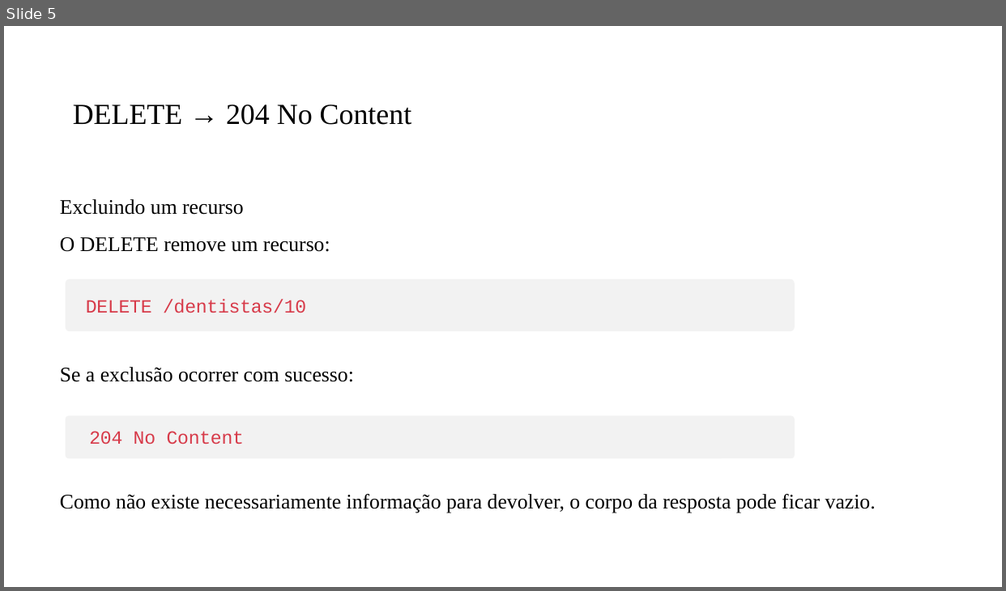
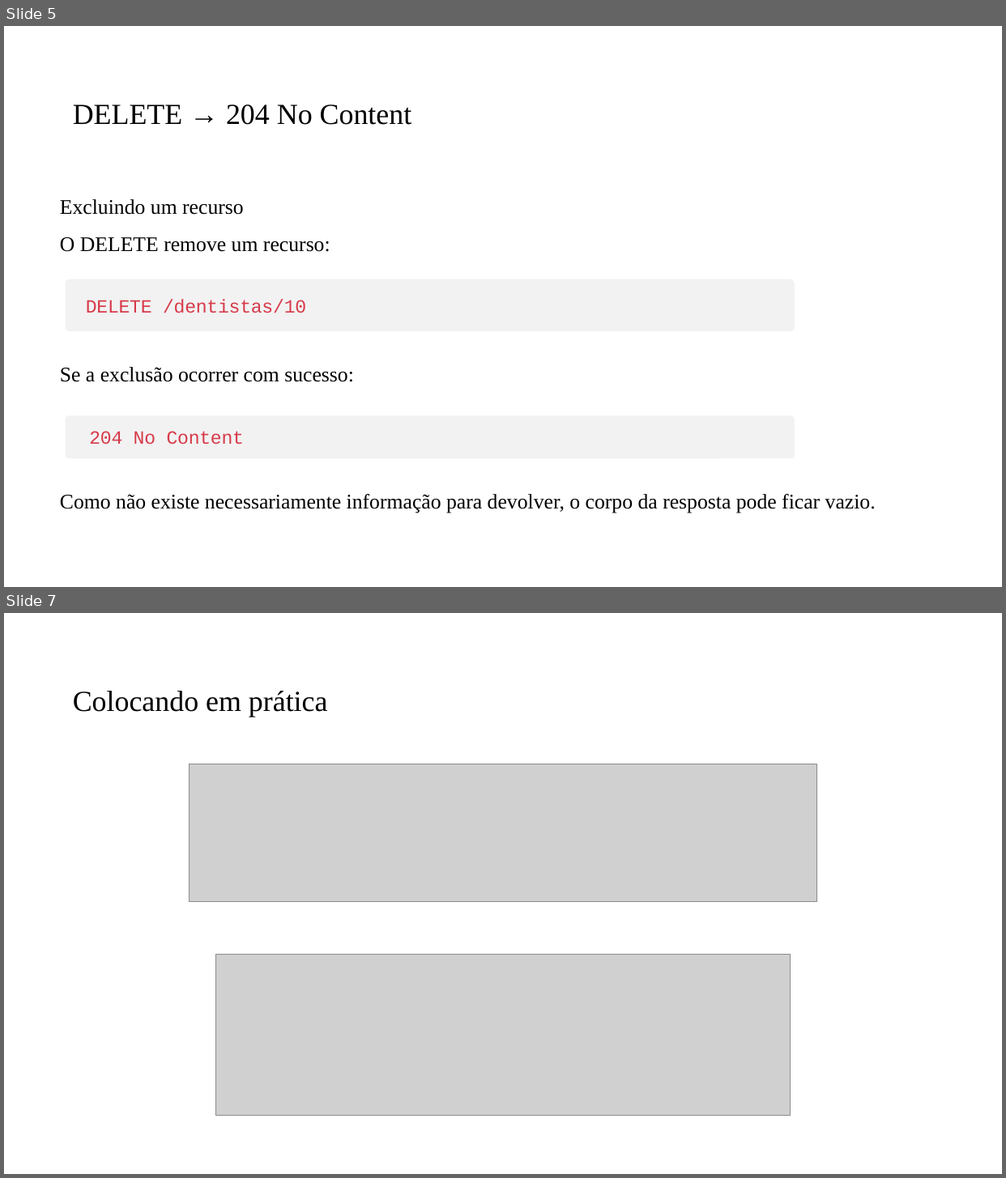
Before and after one commit to PedroMiho/UMC, a slide deck: Desenvolvimento de Software Corporativo/Boa Praticas/Aula04-BoasPraticas/Modelo de Apresentação.pptx. Shown one above the other, each under a label of ours: slide 5 before the commit, slides 5 and 7 after it; the slides between them are not shown. The pictures are 1006x591 and 1006x1178 pixels, drawn with LibreOffice and Linux fonts; fonts in the diff are those of the drawing; grey boxes stand for pictures; background and template pictures are left out. Boxes give left, top, right and bottom in pixels: in the first picture for what was removed or moved away, otherwise in the second. Text is boxed around its words. In the diff, an @@ line names an element or a change of style, - is before the commit and + after.

```diff
--- a/Desenvolvimento de Software Corporativo/Boa Praticas/Aula04-BoasPraticas/Modelo de Apresentação.pptx
+++ b/Desenvolvimento de Software Corporativo/Boa Praticas/Aula04-BoasPraticas/Modelo de Apresentação.pptx
@@ slide 7 added at [4, 613, 1002, 1174], background #FFFFFF @@
@@ title added at [73, 691, 328, 717], 28 pt, text #000000 @@
+Colocando em prática
@@ picture added at [189, 764, 818, 901] @@
@@ picture added at [216, 954, 791, 1115] @@
```
Also in this commit, not shown: 1 slide changed, 1 other slide added, 1 other file.
